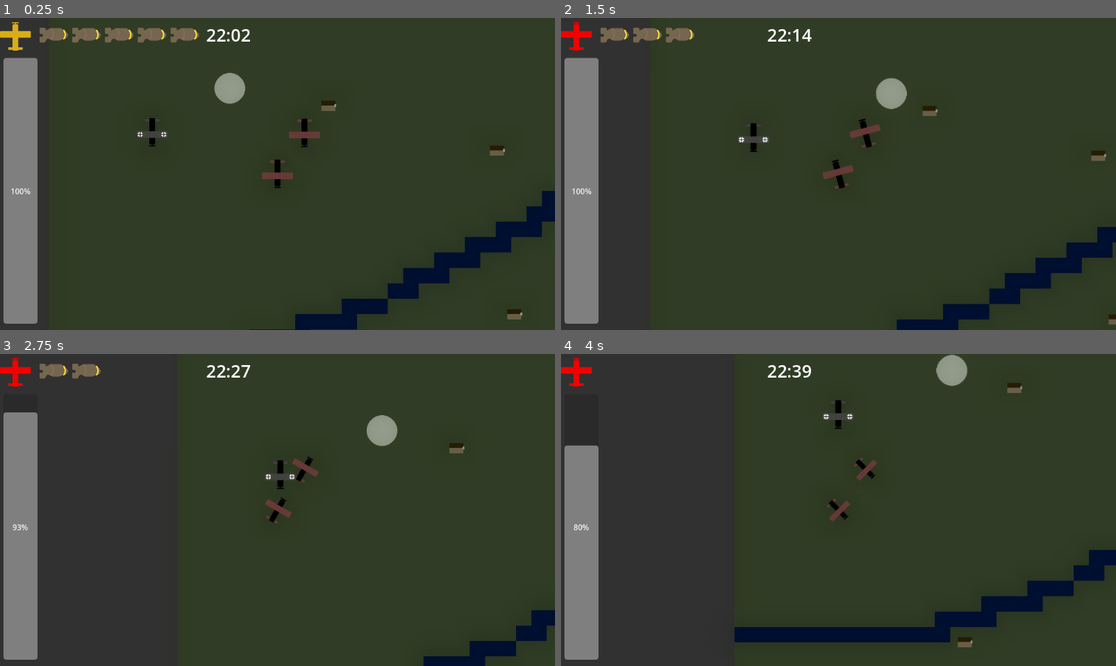
Above: before the commit, frames 1-4 (two rows, left to right).
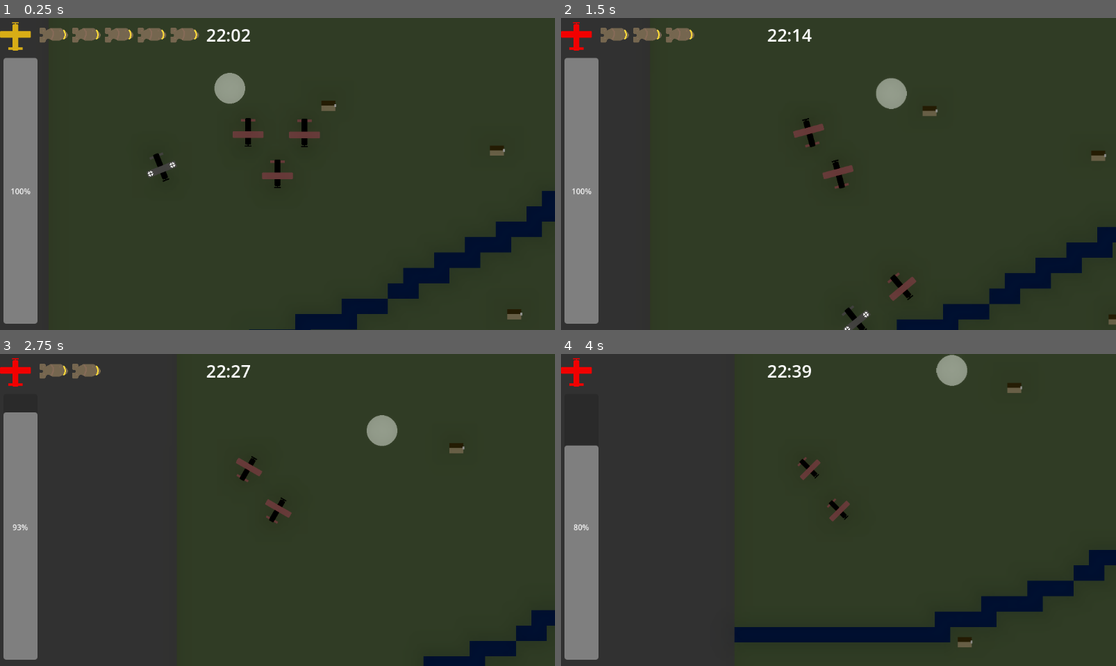
Above: after the commit, the same moments.

Repository: jsteele15/Night-witches
Game: Godot game, scene res://map/main.tscn
The game is run twice, just before and just after one commit, with the same random seed, the same clock (stepped at 60 frames per second) and the same inputs.
Inputs:
- Up to frame 1 (0.25 s): no input
- Up to frame 2 (1.5 s): hold D (right) 0.53-1.28 s; hold Space (bomb) 0.53-1.28 s; hold A (left) from 1.28 s (still down); tap Space (bomb) at 1.35 s
- Up to frame 3 (2.75 s): release A (left) at 2.03 s; hold D (right) from 2.03 s (still down); hold E (engine) from 2.03 s (still down); tap Space (bomb) at 2.3 s
- Up to frame 4 (4 s): release E (engine) at 2.78 s; tap Space (bomb) at 2.85 s; release D (right) at 3.53 s; hold A (left) from 3.53 s (still down); hold Space (bomb) from 3.53 s (still down)

The runs differ from the first frame. In frame 1, 0.6% of the frame differs, in the area x 24-48%, y 32-53%; in frame 2, 1.0%, in the area x 32-64%, y 32-100%; in frame 3, 0.5%; in frame 4, 0.5%.

Commit message:
enemy planes
- enemy planes added
- sound areas added

Diff:
--- a/night-witches/characters/allied_plane.gd
+++ b/night-witches/characters/allied_plane.gd
@@ -5,12 +5,17 @@
 var speed : float = 300.0
 const MAX_SPEED : float = 300.0
 const BOTTOM_SPEED : float = 200.0
+const RUNNAWAY_SPEED : float = 350.0
+const RUN_RANGE : int = 1000
 var left : bool = false
 var right : bool = false
 var engine_on : bool = true
 var run_away : bool = false
+
+
 func _ready() -> void:
 	player = self.get_parent().get_parent().player
+	GameVars.allied_planes = self.get_parent()
 
 func _physics_process(delta: float) -> void:
 	_move(delta)
@@ -49,9 +54,19 @@
 
 func _move(delta: float):
 	#for the rotation
+
 	if run_away == true:
 		#enemy plane comes into attack, then leave
-		pass
+		#self.get_parent().remove_child(self)
+		if self.rotation_degrees > -45:
+			self.rotation_degrees -= 5
+		if self.rotation_degrees < -45:
+			self.rotation_degrees += 5
+
+		velocity = transform.y * speed
+		move_and_slide()
+		#put the kill plane thing here for expediency
+		_kill_plane()
 	else:
 		if right == true and left == true:
 			pass
@@ -71,5 +86,12 @@
 		velocity = transform.y * speed
 		move_and_slide()
 
+func _kill_plane():
+	"""workout distance between the player, if its a great distance queue free"""
+
+	if global_position.distance_to(player.global_position) > RUN_RANGE:
+		self.get_parent().remove_child(self)
+		self.queue_free()
+
 func _change_hight():
 	plane_image.scale = player.plane_image.scale
--- /dev/null
+++ b/night-witches/characters/enemy_plane.gd
@@ -0,0 +1,80 @@
+extends CharacterBody2D
+
+
+var turn_speed: float = 20.0
+var max_speed: float = 300.0
+var bottom_speed: float = 80.0
+
+#give it a hunting spot
+@export var target = Vector2(500, 500)
+var speed : float
+var locked_on : bool = false
+func _physics_process(delta: float) -> void:
+	_move(delta)
+
+func _move(delta : float):
+	var to_target
+
+	if not target:
+		return
+
+	if target is not Vector2:
+		to_target = (target.global_position - global_position).angle()
+		speed = max_speed
+		if locked_on == false:
+			if self.rotation_degrees > target.rotation_degrees:
+				self.rotation_degrees -= 5
+			if self.rotation_degrees < target.rotation_degrees:
+				self.rotation_degrees += 5
+			if self.rotation_degrees == target.rotation_degrees:
+				locked_on = true
+		if locked_on == true:
+			self.rotation_degrees =  target.rotation_degrees
+		velocity = transform.y * speed
+		move_and_slide()
+		return
+
+	#TODO change this up for actual patroling behaviour
+
+	to_target = (target - global_position).angle()
+
+	var current = rotation
+
+	# Smooth rotation toward the target
+	rotation = lerp_angle(current, to_target, turn_speed * delta)
+
+	# --- ENGINE SPEED ---
+	speed = max_speed
+
+	# --- MOVE FORWARD IN THE DIRECTION WE'RE FACING ---
+	velocity = transform.y * speed
+	move_and_slide()
+
+func _choose_plane_to_hunt(body : Node2D):
+	if GameVars.allied_planes.get_child_count() > 0:
+		#then hunt a plane
+		print("here")
+		for p in GameVars.allied_planes.get_children():
+			if p.run_away == false:
+				target = p
+				p.run_away = true
+				break
+	else:
+		#hunt the player
+		target = body
+
+func _on_plane_area_low_body_entered(body: Node2D) -> void:
+	if body.has_method("_bomb"):
+		_choose_plane_to_hunt(body)
+
+
+func _on_plane_area_mid_body_entered(body: Node2D) -> void:
+	if GameVars.current_sus == 1:
+		if body.has_method("_bomb"):
+			_choose_plane_to_hunt(body)
+
+
+func _on_plane_area_far_body_entered(body: Node2D) -> void:
+	if GameVars.current_sus >= 2:
+		if body.has_method("_bomb"):
+			_choose_plane_to_hunt(body)
--- a/night-witches/characters/enemy_plane.tscn
+++ b/night-witches/characters/enemy_plane.tscn
@@ -1,17 +1,40 @@
-[gd_scene load_steps=3 format=3 uid="uid://83ok3xdif8cu"]
+[gd_scene load_steps=6 format=3 uid="uid://83ok3xdif8cu"]
 
 [ext_resource type="Texture2D" uid="uid://jib8ojtsjoih" path="res://assets/img/german plane.png" id="1_7tlso"]
+[ext_resource type="Script" uid="uid://eo1343o6an1" path="res://characters/enemy_plane.gd" id="1_j6yx1"]
 
 [sub_resource type="CircleShape2D" id="CircleShape2D_j6yx1"]
-radius = 30.149628
+radius = 95.02105
+
+[sub_resource type="CircleShape2D" id="CircleShape2D_7mrjc"]
+radius = 177.00282
+
+[sub_resource type="CircleShape2D" id="CircleShape2D_o4frs"]
+radius = 275.0
 
 [node name="enemy_plane" type="CharacterBody2D"]
+script = ExtResource("1_j6yx1")
 
 [node name="Plane" type="Sprite2D" parent="."]
 rotation = 3.1415927
 texture = ExtResource("1_7tlso")
 
-[node name="plane area" type="Area2D" parent="."]
+[node name="plane area low" type="Area2D" parent="."]
 
-[node name="CollisionShape2D" type="CollisionShape2D" parent="plane area"]
+[node name="CollisionShape2D" type="CollisionShape2D" parent="plane area low"]
 shape = SubResource("CircleShape2D_j6yx1")
+
+[node name="plane area mid" type="Area2D" parent="."]
+
+[node name="CollisionShape2D" type="CollisionShape2D" parent="plane area mid"]
+shape = SubResource("CircleShape2D_7mrjc")
+debug_color = Color(0.94847864, 4.3317677e-06, 0.58047587, 0.41960785)
+
+[node name="plane area far" type="Area2D" parent="."]
+
+[node name="CollisionShape2D" type="CollisionShape2D" parent="plane area far"]
+shape = SubResource("CircleShape2D_o4frs")
+
+[connection signal="body_entered" from="plane area low" to="." method="_on_plane_area_low_body_entered"]
+[connection signal="body_entered" from="plane area mid" to="." method="_on_plane_area_mid_body_entered"]
+[connection signal="body_entered" from="plane area far" to="." method="_on_plane_area_far_body_entered"]
--- a/night-witches/map/base.gd
+++ b/night-witches/map/base.gd
@@ -1,16 +1,41 @@
 extends Area2D
 
-
-# Called when the node enters the scene tree for the first time.
-func _ready() -> void:
-	pass # Replace with function body.
-
-
+var allied_plane = preload("res://characters/allied_plane.tscn")
+const STARTING_POINT_1 : Vector2 = Vector2(55, -90)
+const STARTING_POINT_2 : Vector2 = Vector2(-55, -90)
+var player : CharacterBody2D
 # Called every frame. 'delta' is the elapsed time since the previous frame.
 func _process(delta: float) -> void:
 	pass
 
+#
+#
+#	private functions
+#
+#
+
+func _spawn_new_planes():
+	"""check if theres space for the allied planes then append them"""
+	match GameVars.allied_planes.get_child_count():
+		0:
+			_spawn_plane(STARTING_POINT_1)
+			_spawn_plane(STARTING_POINT_2)
+		1:
+			_spawn_plane(STARTING_POINT_1)
+
+	return
+
+func _spawn_plane(offset : Vector2):
+	var new_plane = allied_plane.instantiate()
+
+	new_plane.position = player.position + offset
+	new_plane.rotation_degrees = player.rotation_degrees
+	GameVars.allied_planes.add_child(new_plane)
+	print()
+
 
 func _on_body_entered(body: Node2D) -> void:
 	if body.has_method("_bomb"):
+		player = body
 		GameVars.number_of_bombs = GameVars.MAX_BOMBS
+		_spawn_new_planes()
--- a/night-witches/map/game_vars.gd
+++ b/night-witches/map/game_vars.gd
@@ -1,4 +1,7 @@
 extends Node
+
+#stuff related to the overall game
+var allied_planes : Node
 
 #stuff related to the player
 #living status
--- a/night-witches/map/main.gd
+++ b/night-witches/map/main.gd
@@ -3,6 +3,7 @@
 @onready var ground_layer : TileMapLayer = $"ground layer"
 @onready var building_container : Node = $"building container"
 @onready var player : CharacterBody2D = $player
+@onready var allied_planes : Node = $"allied planes"
 # Called when the node enters the scene tree for the first time.
 func _ready() -> void:
 	pass # Replace with function body.
--- a/night-witches/map/main.tscn
+++ b/night-witches/map/main.tscn
@@ -27,6 +27,9 @@
 [node name="allied plane" parent="allied planes" instance=ExtResource("5_1ob52")]
 position = Vector2(531, 477)
 
+[node name="allied plane2" parent="allied planes" instance=ExtResource("5_1ob52")]
+position = Vector2(414, 476)
+
 [node name="german planes" type="Node" parent="."]
 
 [node name="enemy_plane" parent="german planes" instance=ExtResource("6_vknsq")]
--- a/night-witches/map/spotlight.gd
+++ b/night-witches/map/spotlight.gd
@@ -41,8 +41,12 @@
 		if global_position.distance_to(target) < 5:
 			target = point_a if target == point_b else point_b
 	else:
-		target = plane.position
-		if global_position.distance_to(starting_point) > spotlight_range:
+		if plane != null:
+			target = plane.position
+			if global_position.distance_to(starting_point) > spotlight_range:
+				target = point_a
+				spotted_plane = false
+		else:
 			target = point_a
 			spotted_plane = false
 
@@ -60,7 +64,14 @@
 		plane_entered = true
 		body.in_spotlight = true
 		spotted_plane = true
-		plane = body
+		if GameVars.allied_planes.get_child_count() > 0:
+			for p in GameVars.allied_planes.get_children():
+				if p.run_away == false:
+					plane = p
+					p.run_away = true
+					break
+		else:
+			plane = body
 
 
 func _on_spotlight_area_body_exited(body: Node2D) -> void:
--- /dev/null
+++ b/night-witches/ui/sound_system.tscn
@@ -0,0 +1,5 @@
+[gd_scene format=3 uid="uid://brh5lddwy2lbe"]
+
+[node name="sound system" type="Node"]
+
+[node name="main track" type="AudioStreamPlayer" parent="."]
Not shown, added: night-witches/characters/enemy_plane.gd.uid
